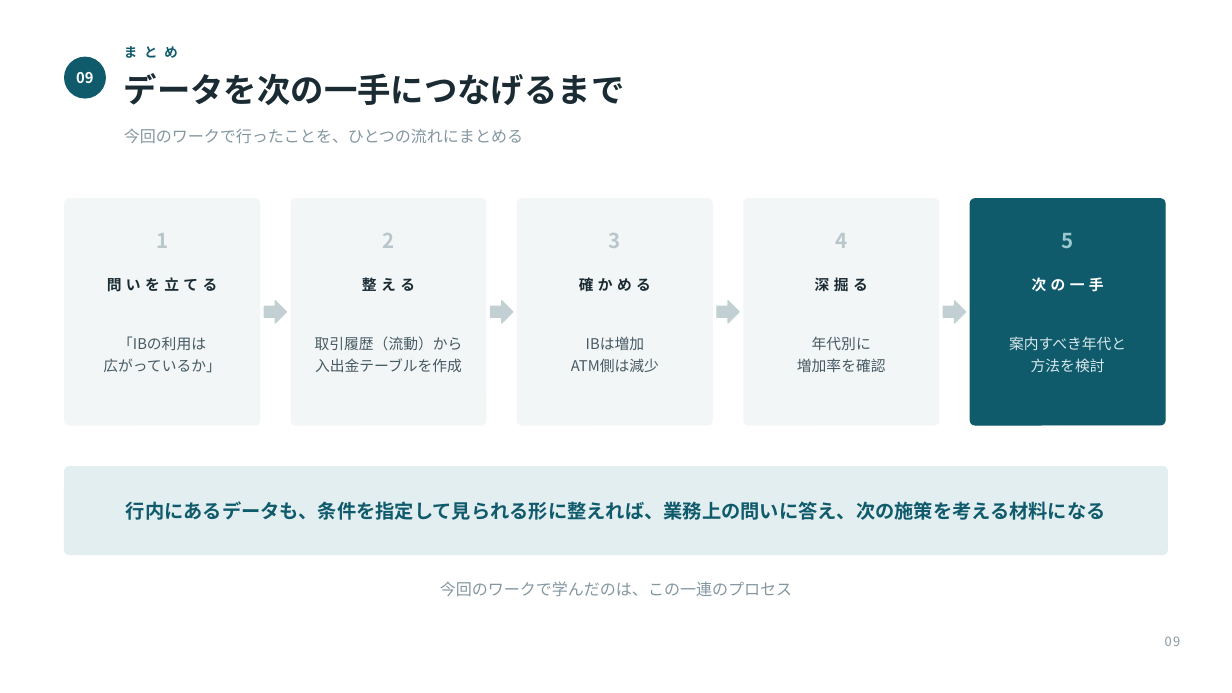
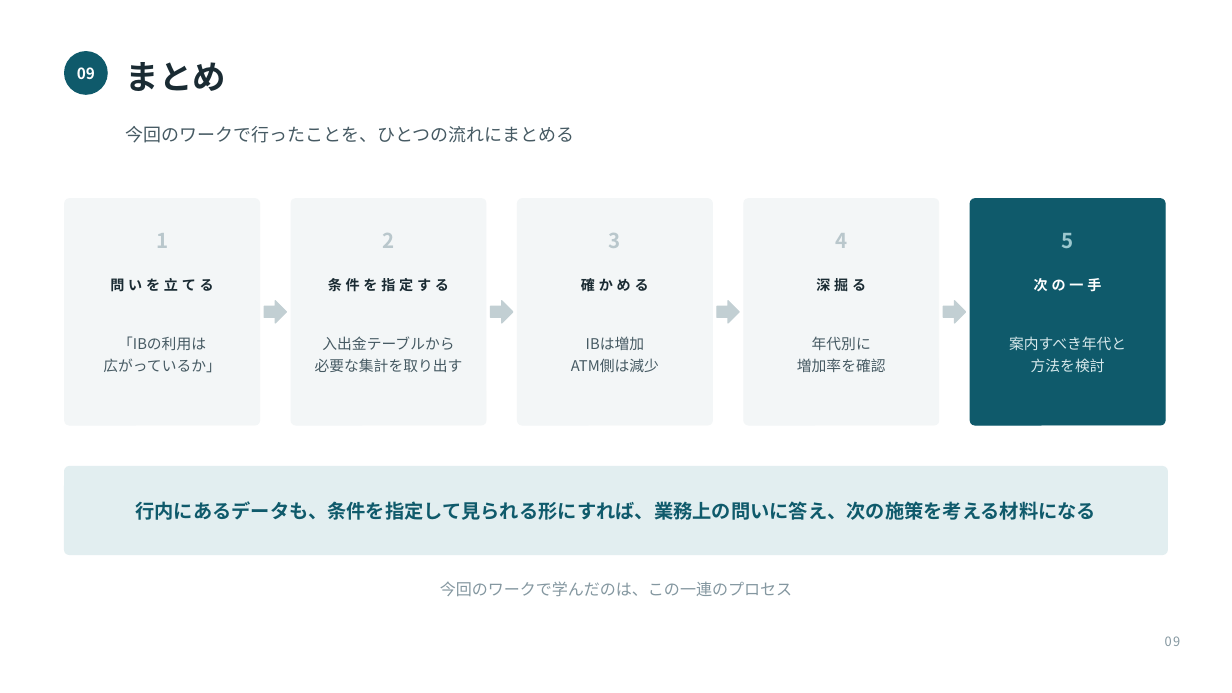
Before and after one commit to takumi66666/my-website, a slide deck: slide 9 of presentation/DYNATREK_成果発表.pptx. Drawn at 1232x693 pixels with LibreOffice and Linux fonts; fonts in the diff are those of the drawing. Boxes give left, top, right and bottom in pixels: in the first picture for what was removed or moved away, otherwise in the second. Text is boxed around its words. In the diff, an @@ line names an element or a change of style, - is before the commit and + after.

```diff
--- a/presentation/DYNATREK_成果発表.pptx
+++ b/presentation/DYNATREK_成果発表.pptx
@@ text "09" at <box>77,67,95,79</box>: size 11.5 to 12 pt @@
@@ ellipse: place and size @@
-ellipse at <box>65,57,105,98</box>
+ellipse at <box>65,52,107,94</box>
@@ text removed at <box>124,73,625,105</box> @@
-データを次の一手につなげるまで
@@ text at <box>126,62,226,91</box>: text changed; size 10.5 to 26 pt; text colour #0F5A6B to #1A2B33 @@
-ま と め
+まとめ
@@ text "今回のワークで行ったことを、ひとつの流れにまとめる" at <box>126,126,575,143</box>: size 12.5 to 14 pt, text colour #8497A0 to #465A63 @@
@@ text at <box>328,276,449,294</box>: text changed; size 11.5 to 11 pt @@
-整 え る
+条 件 を 指 定 す る
@@ size 11.5 to 11 pt, letter spacing 0.4 to 0.2 pt in 4 elements at <box>110,276,214,294</box>, <box>581,276,649,294</box>, <box>816,276,866,294</box>, <box>1034,278,1101,292</box> @@
@@ text at <box>315,336,463,372</box>: text changed @@
-取引履歴（流動）から
-入出金テーブルを作成
+入出金テーブルから
+必要な集計を取り出す
@@ text at <box>135,501,1096,520</box>: text changed @@
-行内にあるデータも、条件を指定して見られる形に整えれば、業務上の問いに答え、次の施策を考える材料になる
+行内にあるデータも、条件を指定して見られる形にすれば、業務上の問いに答え、次の施策を考える材料になる
```
Also in this commit, not shown: 8 other slides changed, 1 other file.
